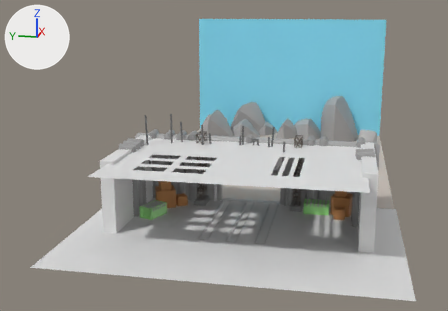
The Blender file Assets/Sprites/UI/Backgrounds/MenuMap.blend, before and after one commit.
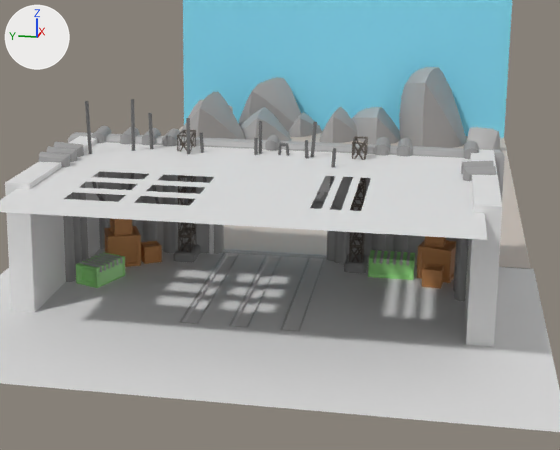
Old and new are each drawn whole from a 50 mm lens placed at (-46.2, -7.5, 16.4), pointed at (9.5, 3.6, 2.5) and again close up on the part from 22% to 92% of the width and 19% to 100% of the height. Lighting does not change. The marker at upper left points along +X, +Y and +Z.

The older version as bpy lines, for what is in view:
```python
ob_cube_015 = bpy.data.objects.new('Cube.015', me_cube_012)
ob_cube_015.location = (1.31, 6.93, 0.73)
ob_cube_015.rotation_euler = (0.0, 0.0, 0.409)  # degrees (0, 0, 23)
ob_cube_015.scale = (0.752, 0.752, 0.752)
ob_cube_016 = bpy.data.objects.new('Cube.016', me_cube_012)
ob_cube_016.location = (1.77, 5.72, 0.39)
ob_cube_016.rotation_euler = (0.0, 0.0, 0.571)  # degrees (0, 0, 33)
ob_cube_016.scale = (0.414, 0.414, 0.414)
ob_cube_017 = bpy.data.objects.new('Cube.017', me_cube_012)
ob_cube_017.location = (1.11, 6.92, 1.86)
ob_cube_017.rotation_euler = (0.0, 0.0, 0.571)  # degrees (0, 0, 33)
ob_cube_017.scale = (0.414, 0.414, 0.414)
ob_cube_018 = bpy.data.objects.new('Cube.018', me_cube_012)
ob_cube_018.location = (2.19, -7.53, 0.73)
ob_cube_018.rotation_euler = (0.0, 0.0, -0.269)  # degrees (0, 0, -15)
ob_cube_018.scale = (0.752, 0.752, 0.752)
ob_cube_019 = bpy.data.objects.new('Cube.019', me_cube_012)
ob_cube_019.location = (0.91, -7.32, 0.39)
ob_cube_019.rotation_euler = (0.0, 0.0, -0.106)  # degrees (0, 0, -6.1)
ob_cube_019.scale = (0.414, 0.414, 0.414)
ob_cube_020 = bpy.data.objects.new('Cube.020', me_cube_012)
ob_cube_020.location = (2.28, -7.35, 1.86)
ob_cube_020.rotation_euler = (0.0, 0.0, -0.106)  # degrees (0, 0, -6.1)
ob_cube_020.scale = (0.414, 0.414, 0.414)
ob_cube_021 = bpy.data.objects.new('Cube.021', me_cube_013)
ob_cube_021.location = (1.96, -5.48, 0.42)
ob_cube_022 = bpy.data.objects.new('Cube.022', me_cube_013)
ob_cube_022.location = (-1.27, 7.18, 0.42)
ob_cube_022.rotation_euler = (0.0, 0.0, 1.206)  # degrees (0, 0, 69)
ob_rock_003 = bpy.data.objects.new('rock.003', me_rock_003)
ob_rock_003.location = (27.97, 5.09, 0.0)
ob_rock_003.rotation_euler = (0.872, -0.00144, 0.0109)  # degrees (50, -0.1, 0.6)
ob_rock_003.scale = (3.69, 3.69, 3.69)
# also in view: 'Cube_Curve.001' at (3.7, 6.2, 2.8); 'Cube.001' at (-0.9, -9.2, 1.2); 'rock.004' at (31.9, -3.1, 0.0); 'Cube_Curve' at (3.7, 5.2, 2.8); 'Cube' at (3.8, 0.0, 2.6)
```
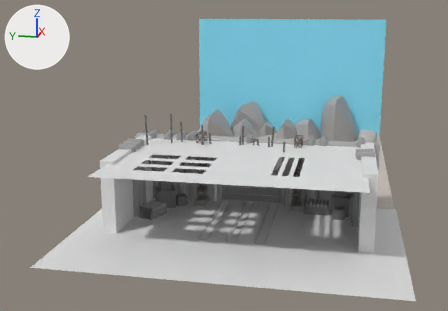
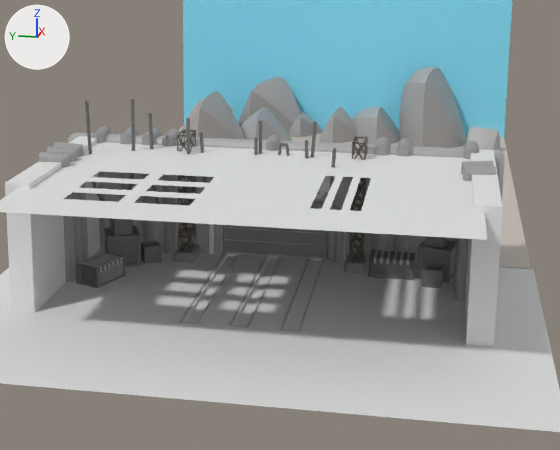
Where the change shows, as pixel boxes (x1, y1, x2, y2) in the close-ups (560 x 450 px):
'Plane.003', added: after (223, 225, 327, 257)
'Cube.021', recoloured: (368, 250, 415, 280) in both
'Cube.018', recoloured: (417, 240, 456, 283) in both
'Cube.022', recoloured (green to grey): (76, 252, 125, 288) in both
'Cube.015', recoloured: (104, 226, 141, 267) in both
'Cube.019', recoloured: (422, 264, 444, 289) in both
'Cube.016', recoloured: (141, 241, 162, 264) in both
'Cube.017', recoloured: (110, 218, 132, 236) in both
'Cube.020', recoloured: (425, 236, 446, 248) in both

Edits to the bpy script that builds the scene:
```text
Change mat_box2:
    mat_box2.base_color: (0.353, 0.8, 0.265) -> (0.131, 0.131, 0.131)  # green #a0e78d -> dark grey #656565
Change mat_box:
    mat_box.base_color: (0.577, 0.261, 0.0865) -> (0.184, 0.184, 0.184)  # orange #c88c53 -> grey #777777
Add mat_door1:
    mat_door1 = principled_material('Door1')
    mat_door1.base_color = (0.253, 0.253, 0.253)  # grey #8a8a8a
Add mat_material:
    mat_material = principled_material('Material')
    mat_material.base_color = (0.204, 0.204, 0.204)  # grey #7d7d7d
Add mat_material_001:
    mat_material_001 = principled_material('Material.001')
    mat_material_001.base_color = (0.54, 0.54, 0.54)  # light grey #c2c2c2
Add me_plane_002:
    me_plane_002.from_pydata(...)  # 42 vertices, 36 faces; spans x 3.82..3.88, y -2.41..2.82, z -0.2..2.21
    # faces by material slot: [30, 3, 3]
    me_plane_002.materials.append(mat_door1)  # grey #8a8a8a
    me_plane_002.materials.append(mat_material)  # grey #7d7d7d
    me_plane_002.materials.append(mat_material_001)  # light grey #c2c2c2
Add ob_plane_003:
    ob_plane_003 = bpy.data.objects.new('Plane.003', me_plane_002)
    ob_plane_003.location = (0.0, -0.03, 0.0)
    ob_plane_003.scale = (1.0, 0.963, 1.0)
```
